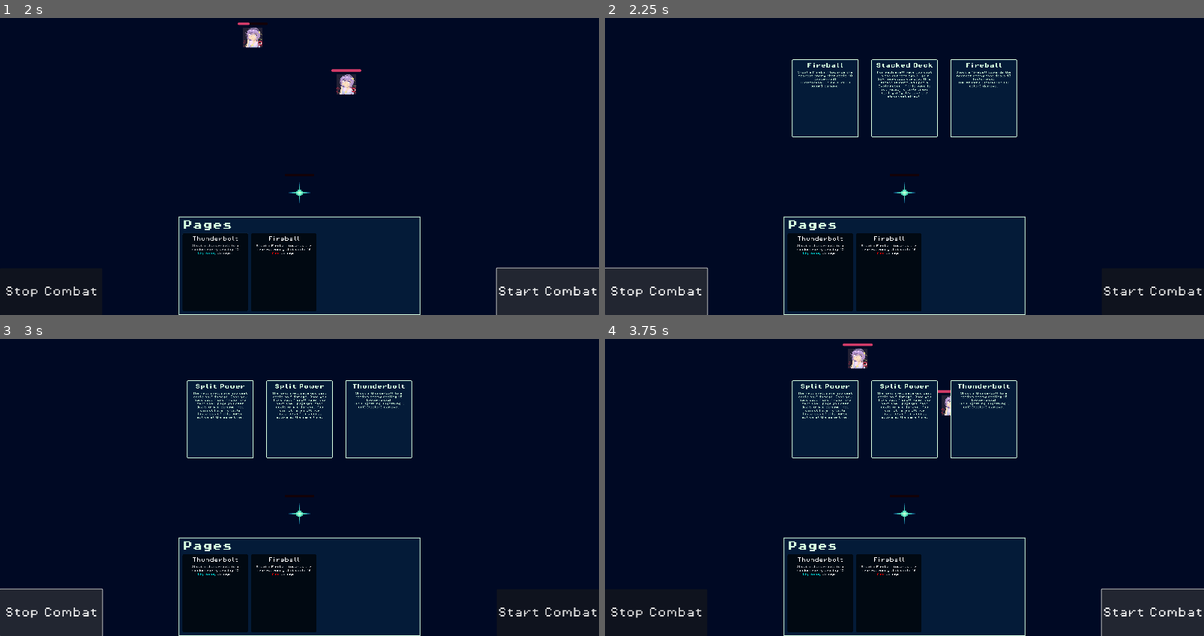
Above: before the commit, frames 1-4 (two rows, left to right).
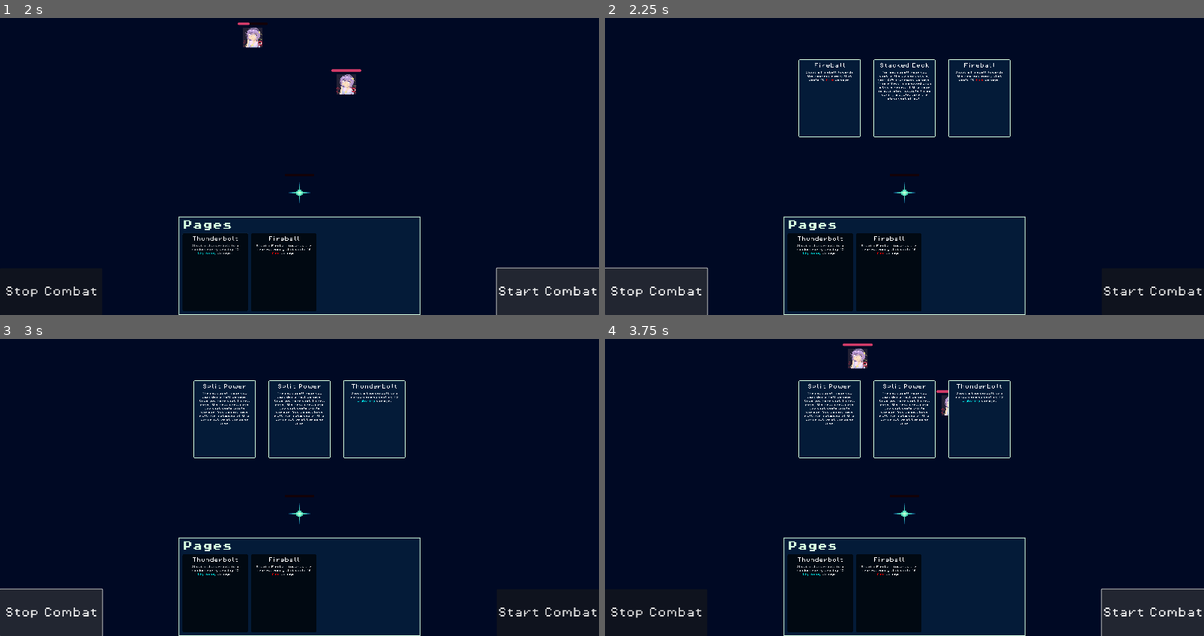
Above: after the commit, the same moments.

Repository: Jelmerrr/Grimoire
Game: Godot game, scene res://Scenes/BoardScene.tscn
The game is run twice, just before and just after one commit, with the same random seed, the same clock (stepped at 60 frames per second) and the same inputs.
Inputs:
- Up to frame 1 (2 s): click "Start Combat" at 0.5 s; click "Start Combat" at 1.25 s
- Up to frame 2 (2.25 s): click "Stop Combat" at 2 s
- Up to frame 3 (3 s): click "Stop Combat" at 2.75 s
- Up to frame 4 (3.75 s): click "Start Combat" at 3.5 s

Frame 1 is identical in both runs. In frame 2, 1.3% of the frame differs, in the area x 31-69%, y 13-41%; in frame 3, 1.5%; in frame 4, 1.5%.

Commit message:
Update labels to richtextlabels

Diff:
--- a/Resources/Pages/Page Resources/Fireball.tres
+++ b/Resources/Pages/Page Resources/Fireball.tres
@@ -10,5 +10,5 @@
 PageFunctionality = ExtResource("1_gm5xm")
 PageScene = ExtResource("2_hdxce")
 UI_NameString = "Fireball"
-UI_DescriptionString = "Shoot a Fireball towards the nearest enemy that deals 10 [color=red][url=fireball]fire[/url][/color] damage."
+UI_DescriptionString = "Shoot a Fireball towards the nearest enemy that deals 10 [color=red][url=fire]fire[/url][/color] damage."
 metadata/_custom_type_script = "uid://4uqlkofs35db"
--- a/Scenes/UI/NewPageSelectionUI.tscn
+++ b/Scenes/UI/NewPageSelectionUI.tscn
@@ -63,23 +63,34 @@
 layout_mode = 2
 theme_override_constants/separation = 10
 
-[node name="Page 1 Title" type="Label" parent="HBoxPanels/New Page 1 Container/MarginContainer/VBoxContainer"]
+[node name="Page 1 Title" type="RichTextLabel" parent="HBoxPanels/New Page 1 Container/MarginContainer/VBoxContainer"]
 layout_mode = 2
-theme_override_colors/font_color = Color(0.8509804, 1, 0.8862745, 1)
-theme_override_fonts/font = ExtResource("1_i0s45")
-theme_override_font_sizes/font_size = 16
-text = "Page 1"
+mouse_filter = 1
+theme_override_constants/line_separation = 4
+theme_override_fonts/normal_font = ExtResource("2_ygatb")
+theme_override_fonts/bold_font = ExtResource("1_i0s45")
+theme_override_font_sizes/normal_font_size = 16
+theme_override_font_sizes/bold_font_size = 16
+bbcode_enabled = true
+text = "Page Title"
+fit_content = true
+scroll_active = false
 horizontal_alignment = 1
 
-[node name="Page 1 Description" type="Label" parent="HBoxPanels/New Page 1 Container/MarginContainer/VBoxContainer"]
-custom_minimum_size = Vector2(190, 1)
+[node name="Page 1 Description" type="RichTextLabel" parent="HBoxPanels/New Page 1 Container/MarginContainer/VBoxContainer"]
 layout_mode = 2
-theme_override_colors/font_color = Color(0.8509804, 1, 0.8862745, 1)
-theme_override_fonts/font = ExtResource("2_ygatb")
-theme_override_font_sizes/font_size = 8
-text = "Lorem ipsum dolor sit amet, consectetur adipiscing elit, sed do eiusmod tempor incididunt ut labore et dolore magna aliqua. Ut enim ad minim veniam, quis nostrud exercitation ullamco laboris nisi ut aliquip ex ea commodo consequat. Duis aute irure dolor in reprehenderit in voluptate velit esse cillum dolore eu fugiat nulla pariatur. Excepteur sint occaecat cupidatat non proident, sunt in culpa qui officia deserunt mollit anim id est laborum."
+mouse_filter = 1
+theme_override_constants/line_separation = 4
+theme_override_fonts/normal_font = ExtResource("2_ygatb")
+theme_override_fonts/bold_font = ExtResource("1_i0s45")
+theme_override_font_sizes/normal_font_size = 8
+theme_override_font_sizes/bold_font_size = 8
+bbcode_enabled = true
+text = "Description aaaaaaaaaaaaaa aaaaaaaaaa"
+fit_content = true
+scroll_active = false
 horizontal_alignment = 1
-autowrap_mode = 2
+meta_underlined = false
 
 [node name="New Page 2 Container" type="PanelContainer" parent="HBoxPanels"]
 custom_minimum_size = Vector2(200, 250)
@@ -97,23 +108,34 @@
 layout_mode = 2
 theme_override_constants/separation = 10
 
-[node name="Page 2 Title" type="Label" parent="HBoxPanels/New Page 2 Container/MarginContainer/VBoxContainer"]
+[node name="Page 2 Title" type="RichTextLabel" parent="HBoxPanels/New Page 2 Container/MarginContainer/VBoxContainer"]
 layout_mode = 2
-theme_override_colors/font_color = Color(0.8509804, 1, 0.8862745, 1)
-theme_override_fonts/font = ExtResource("1_i0s45")
-theme_override_font_sizes/font_size = 16
-text = "Page 2"
+mouse_filter = 1
+theme_override_constants/line_separation = 4
+theme_override_fonts/normal_font = ExtResource("2_ygatb")
+theme_override_fonts/bold_font = ExtResource("1_i0s45")
+theme_override_font_sizes/normal_font_size = 16
+theme_override_font_sizes/bold_font_size = 16
+bbcode_enabled = true
+text = "Page Title"
+fit_content = true
+scroll_active = false
 horizontal_alignment = 1
 
-[node name="Page 2 Description" type="Label" parent="HBoxPanels/New Page 2 Container/MarginContainer/VBoxContainer"]
-custom_minimum_size = Vector2(190, 1)
+[node name="Page 2 Description" type="RichTextLabel" parent="HBoxPanels/New Page 2 Container/MarginContainer/VBoxContainer"]
 layout_mode = 2
-theme_override_colors/font_color = Color(0.8509804, 1, 0.8862745, 1)
-theme_override_fonts/font = ExtResource("2_ygatb")
-theme_override_font_sizes/font_size = 8
-text = "Lorem ipsum dolor sit amet, consectetur adipiscing elit, sed do eiusmod tempor incididunt ut labore et dolore magna aliqua. Ut enim ad minim veniam, quis nostrud exercitation ullamco laboris nisi ut aliquip ex ea commodo consequat. Duis aute irure dolor in reprehenderit in voluptate velit esse cillum dolore eu fugiat nulla pariatur. Excepteur sint occaecat cupidatat non proident, sunt in culpa qui officia deserunt mollit anim id est laborum."
+mouse_filter = 1
+theme_override_constants/line_separation = 4
+theme_override_fonts/normal_font = ExtResource("2_ygatb")
+theme_override_fonts/bold_font = ExtResource("1_i0s45")
+theme_override_font_sizes/normal_font_size = 8
+theme_override_font_sizes/bold_font_size = 8
+bbcode_enabled = true
+text = "Description aaaaaaaaaaaaaa aaaaaaaaaa"
+fit_content = true
+scroll_active = false
 horizontal_alignment = 1
-autowrap_mode = 2
+meta_underlined = false
 
 [node name="New Page 3 Container" type="PanelContainer" parent="HBoxPanels"]
 custom_minimum_size = Vector2(200, 250)
@@ -131,23 +153,34 @@
 layout_mode = 2
 theme_override_constants/separation = 10
 
-[node name="Page 3 Title" type="Label" parent="HBoxPanels/New Page 3 Container/MarginContainer/VBoxContainer"]
+[node name="Page 3 Title" type="RichTextLabel" parent="HBoxPanels/New Page 3 Container/MarginContainer/VBoxContainer"]
 layout_mode = 2
-theme_override_colors/font_color = Color(0.8509804, 1, 0.8862745, 1)
-theme_override_fonts/font = ExtResource("1_i0s45")
-theme_override_font_sizes/font_size = 16
-text = "Page 3"
+mouse_filter = 1
+theme_override_constants/line_separation = 4
+theme_override_fonts/normal_font = ExtResource("2_ygatb")
+theme_override_fonts/bold_font = ExtResource("1_i0s45")
+theme_override_font_sizes/normal_font_size = 16
+theme_override_font_sizes/bold_font_size = 16
+bbcode_enabled = true
+text = "Page Title"
+fit_content = true
+scroll_active = false
 horizontal_alignment = 1
 
-[node name="Page 3 Description" type="Label" parent="HBoxPanels/New Page 3 Container/MarginContainer/VBoxContainer"]
-custom_minimum_size = Vector2(190, 1)
+[node name="Page 3 Description" type="RichTextLabel" parent="HBoxPanels/New Page 3 Container/MarginContainer/VBoxContainer"]
 layout_mode = 2
-theme_override_colors/font_color = Color(0.8509804, 1, 0.8862745, 1)
-theme_override_fonts/font = ExtResource("2_ygatb")
-theme_override_font_sizes/font_size = 8
-text = "Lorem ipsum dolor sit amet, consectetur adipiscing elit, sed do eiusmod tempor incididunt ut labore et dolore magna aliqua. Ut enim ad minim veniam, quis nostrud exercitation ullamco laboris nisi ut aliquip ex ea commodo consequat. Duis aute irure dolor in reprehenderit in voluptate velit esse cillum dolore eu fugiat nulla pariatur. Excepteur sint occaecat cupidatat non proident, sunt in culpa qui officia deserunt mollit anim id est laborum."
+mouse_filter = 1
+theme_override_constants/line_separation = 4
+theme_override_fonts/normal_font = ExtResource("2_ygatb")
+theme_override_fonts/bold_font = ExtResource("1_i0s45")
+theme_override_font_sizes/normal_font_size = 8
+theme_override_font_sizes/bold_font_size = 8
+bbcode_enabled = true
+text = "Description aaaaaaaaaaaaaa aaaaaaaaaa"
+fit_content = true
+scroll_active = false
 horizontal_alignment = 1
-autowrap_mode = 2
+meta_underlined = false
 
 [connection signal="mouse_entered" from="HBoxPanels/New Page 1 Container" to="." method="_on_new_page_1_container_mouse_entered"]
 [connection signal="mouse_exited" from="HBoxPanels/New Page 1 Container" to="." method="_on_new_page_1_container_mouse_exited"]
--- a/Scenes/UI/PagesContainerUI.tscn
+++ b/Scenes/UI/PagesContainerUI.tscn
@@ -56,6 +56,7 @@
 
 [node name="Page title" type="RichTextLabel" parent="CanvasGroup/PanelContainer/MarginContainer/VBoxContainer"]
 layout_mode = 2
+mouse_filter = 1
 theme_override_constants/line_separation = 4
 theme_override_fonts/normal_font = ExtResource("2_4431p")
 theme_override_fonts/bold_font = ExtResource("1_1m8es")
@@ -69,6 +70,7 @@
 
 [node name="Page description" type="RichTextLabel" parent="CanvasGroup/PanelContainer/MarginContainer/VBoxContainer"]
 layout_mode = 2
+mouse_filter = 1
 theme_override_constants/line_separation = 4
 theme_override_fonts/normal_font = ExtResource("2_4431p")
 theme_override_fonts/bold_font = ExtResource("1_1m8es")
--- a/Scripts/Controllers/NewPageSelectionUIController.gd
+++ b/Scripts/Controllers/NewPageSelectionUIController.gd
@@ -1,11 +1,11 @@
 extends Control
 
-@onready var page_1_title: Label = $"HBoxPanels/New Page 1 Container/MarginContainer/VBoxContainer/Page 1 Title"
-@onready var page_1_description: Label = $"HBoxPanels/New Page 1 Container/MarginContainer/VBoxContainer/Page 1 Description"
-@onready var page_2_title: Label = $"HBoxPanels/New Page 2 Container/MarginContainer/VBoxContainer/Page 2 Title"
-@onready var page_2_description: Label = $"HBoxPanels/New Page 2 Container/MarginContainer/VBoxContainer/Page 2 Description"
-@onready var page_3_title: Label = $"HBoxPanels/New Page 3 Container/MarginContainer/VBoxContainer/Page 3 Title"
-@onready var page_3_description: Label = $"HBoxPanels/New Page 3 Container/MarginContainer/VBoxContainer/Page 3 Description"
+@onready var page_1_title: RichTextLabel = $"HBoxPanels/New Page 1 Container/MarginContainer/VBoxContainer/Page 1 Title"
+@onready var page_1_description: RichTextLabel = $"HBoxPanels/New Page 1 Container/MarginContainer/VBoxContainer/Page 1 Description"
+@onready var page_2_title: RichTextLabel = $"HBoxPanels/New Page 2 Container/MarginContainer/VBoxContainer/Page 2 Title"
+@onready var page_2_description: RichTextLabel = $"HBoxPanels/New Page 2 Container/MarginContainer/VBoxContainer/Page 2 Description"
+@onready var page_3_title: RichTextLabel = $"HBoxPanels/New Page 3 Container/MarginContainer/VBoxContainer/Page 3 Title"
+@onready var page_3_description: RichTextLabel = $"HBoxPanels/New Page 3 Container/MarginContainer/VBoxContainer/Page 3 Description"
 @onready var new_page_1_container: PanelContainer = $"HBoxPanels/New Page 1 Container"
 @onready var new_page_2_container: PanelContainer = $"HBoxPanels/New Page 2 Container"
 @onready var new_page_3_container: PanelContainer = $"HBoxPanels/New Page 3 Container"
